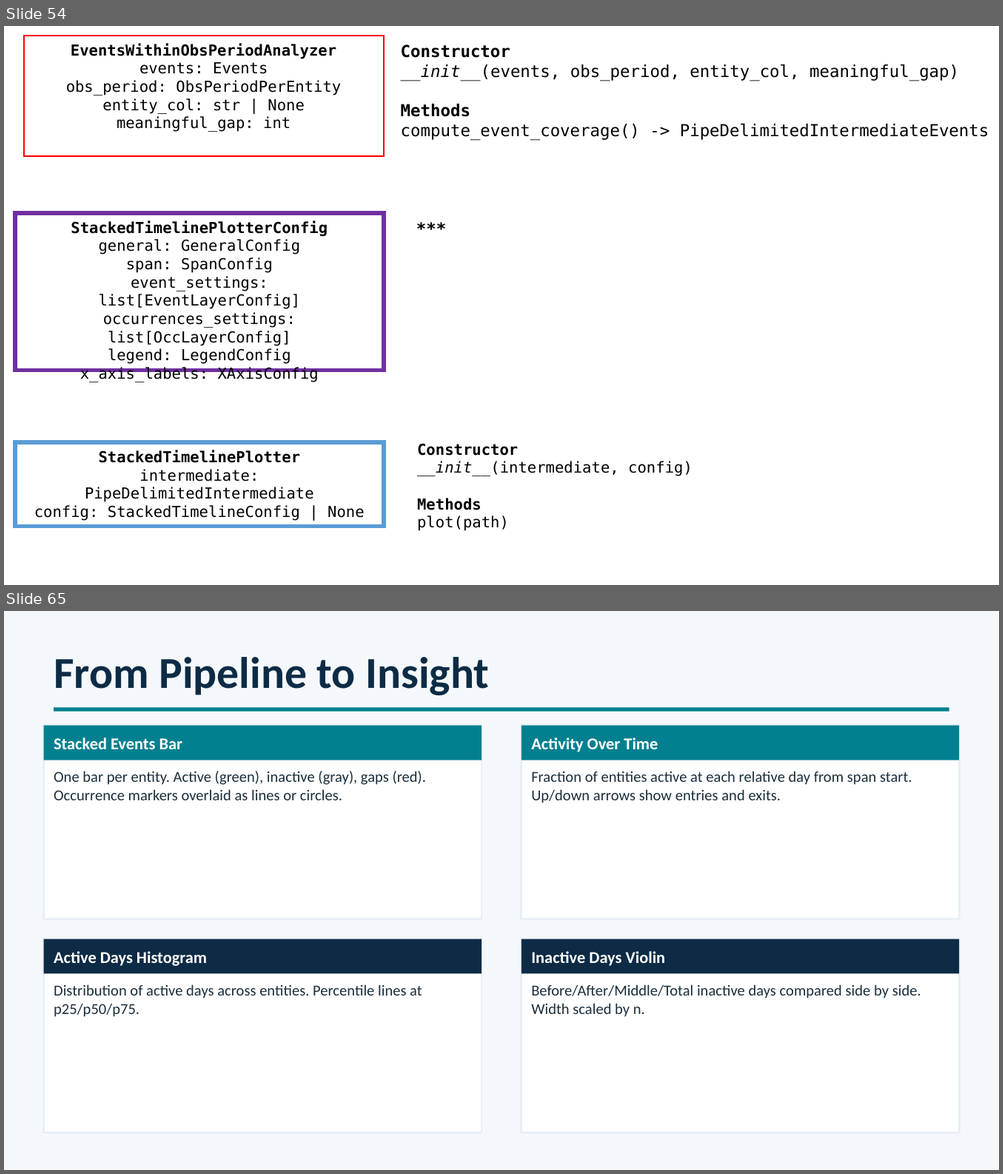
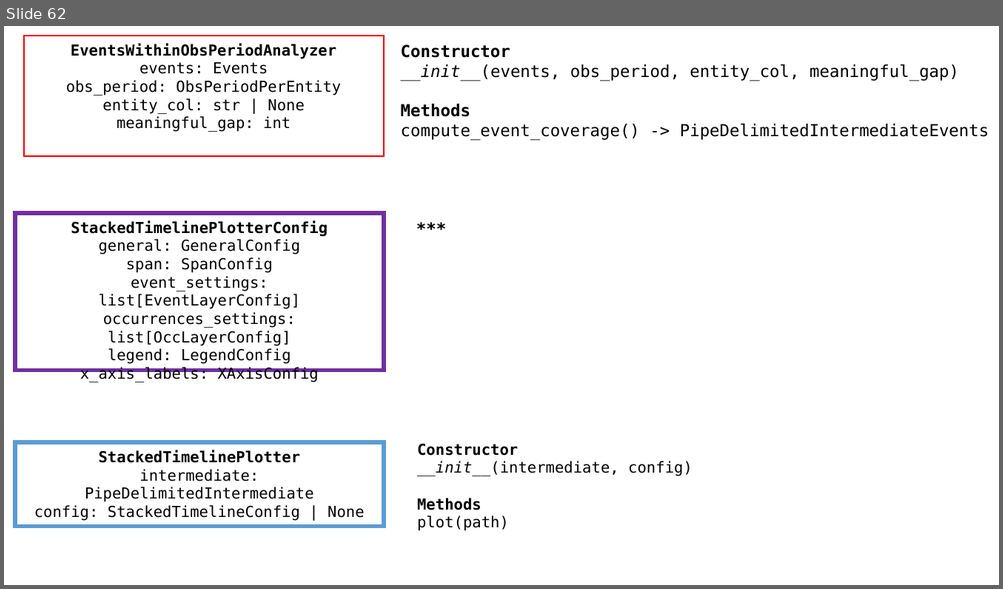
Before and after one commit to djarenas/eventus, a slide deck: docs/eventus_architecture.pptx. Shown one above the other, each under a label of ours: slides 54 and 65 before the commit, slide 62 after it; the slides between them are not shown. The pictures are 1003x1174 and 1003x589 pixels, drawn with LibreOffice and Linux fonts; fonts in the diff are those of the drawing. Boxes give left, top, right and bottom in pixels: in the first picture for what was removed or moved away, otherwise in the second. Text is boxed around its words. In the diff, an @@ line names an element or a change of style, - is before the commit and + after.

```diff
--- a/docs/eventus_architecture.pptx
+++ b/docs/eventus_architecture.pptx
@@ slide 65 removed at <box>4,611,999,1170</box>, background #F4F8FB @@
@@ text removed at <box>54,657,489,695</box> @@
-From Pipeline to Insight
@@ rectangle removed at <box>54,707,949,712</box> @@
@@ rectangle removed at <box>44,726,481,920</box> @@
@@ rectangle removed at <box>44,726,481,760</box> @@
@@ text removed at <box>54,738,183,749</box> @@
-Stacked Events Bar
@@ rectangle removed at <box>521,726,959,920</box> @@
@@ rectangle removed at <box>521,726,959,760</box> @@
@@ text removed at <box>531,738,657,752</box> @@
-Activity Over Time
@@ text removed at <box>54,771,427,800</box> @@
-One bar per entity. Active (green), inactive (gray), gaps (red). Occurrence markers overlaid as lines or circles.
@@ text removed at <box>531,771,912,803</box> @@
-Fraction of entities active at each relative day from span start. Up/down arrows show entries and exits.
@@ rectangle removed at <box>44,940,481,1133</box> @@
@@ rectangle removed at <box>44,940,481,974</box> @@
@@ rectangle removed at <box>521,940,959,1133</box> @@
@@ rectangle removed at <box>521,940,959,974</box> @@
@@ text removed at <box>54,951,207,966</box> @@
-Active Days Histogram
@@ text removed at <box>531,951,666,966</box> @@
-Inactive Days Violin
@@ text removed at <box>54,985,422,1017</box> @@
-Distribution of active days across entities. Percentile lines at p25/p50/p75.
@@ text removed at <box>531,985,921,1017</box> @@
-Before/After/Middle/Total inactive days compared side by side. Width scaled by n.
@@ what was slide 54 is now slide 62 @@
```
Also in this commit, not shown: 1 slide changed, 8 slides added, 8 other slides removed, 11 other files.
